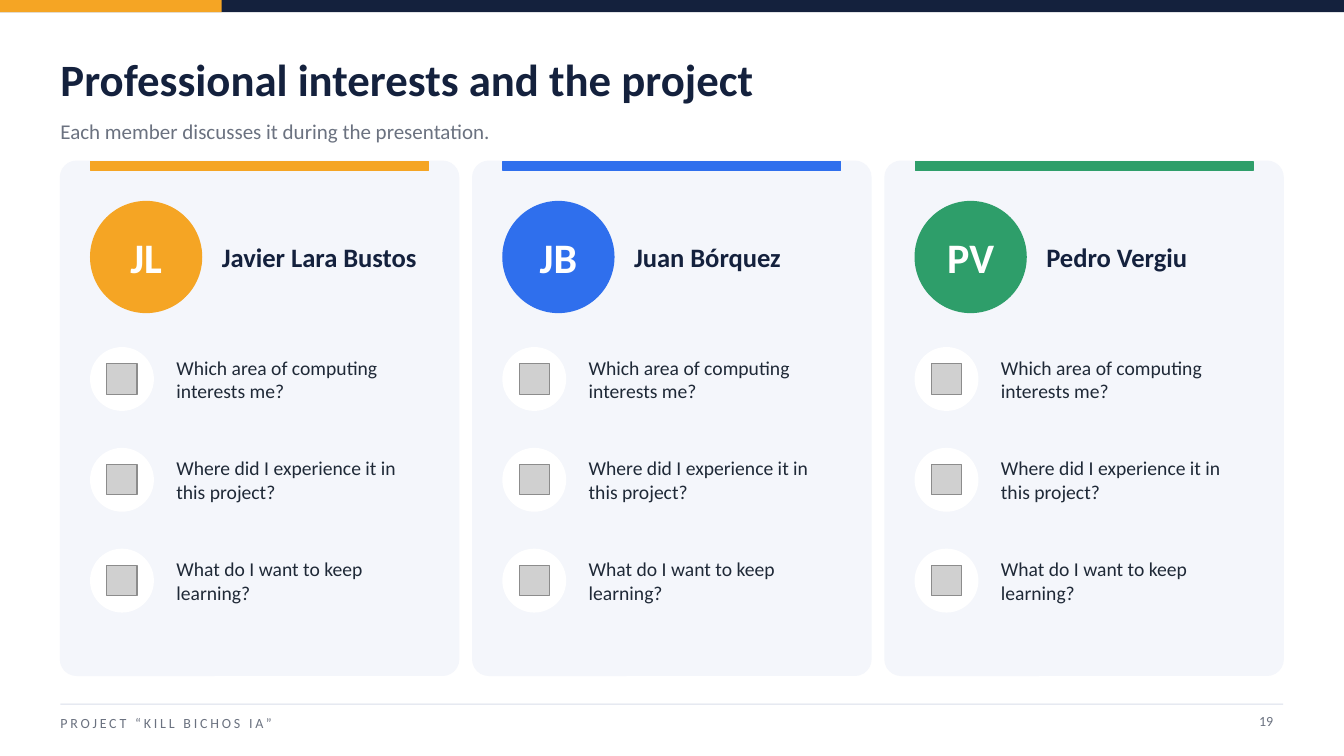
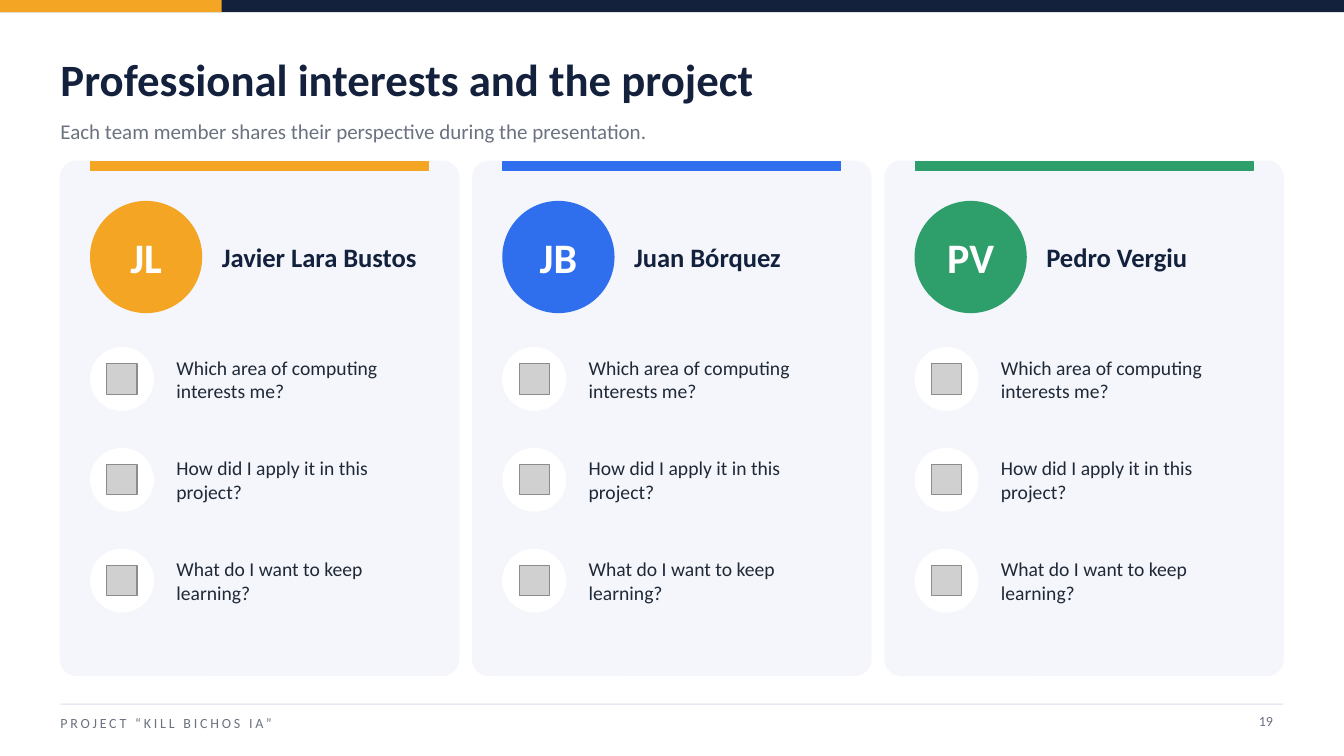
Before and after one commit to j4vierlb/PROYECTO-TESIS-, a slide deck: slide 19 of Fase 3/Evidencias Grupales/Presentación Final del proyecto (Inglés).pptx. Drawn at 1344x756 pixels with LibreOffice and Linux fonts; fonts in the diff are those of the drawing; grey boxes stand for pictures; background and template pictures are left out. Boxes give left, top, right and bottom in pixels: in the first picture for what was removed or moved away, otherwise in the second. Text is boxed around its words. In the diff, an @@ line names an element or a change of style, - is before the commit and + after.

```diff
--- a/Fase 3/Evidencias Grupales/Presentación Final del proyecto (Inglés).pptx
+++ b/Fase 3/Evidencias Grupales/Presentación Final del proyecto (Inglés).pptx
@@ text at [60, 124, 646, 143]: text changed @@
-Each member discusses it during the presentation.
+Each team member shares their perspective during the presentation.
@@ text at [176, 461, 368, 503]: text changed @@
-Where did I experience it in this project?
+How did I apply it in this project?
@@ text at [589, 461, 780, 503]: text changed @@
-Where did I experience it in this project?
+How did I apply it in this project?
@@ text at [1001, 461, 1192, 503]: text changed @@
-Where did I experience it in this project?
+How did I apply it in this project?
```
Also in this commit, not shown: 17 other slides changed, 3 other files.
